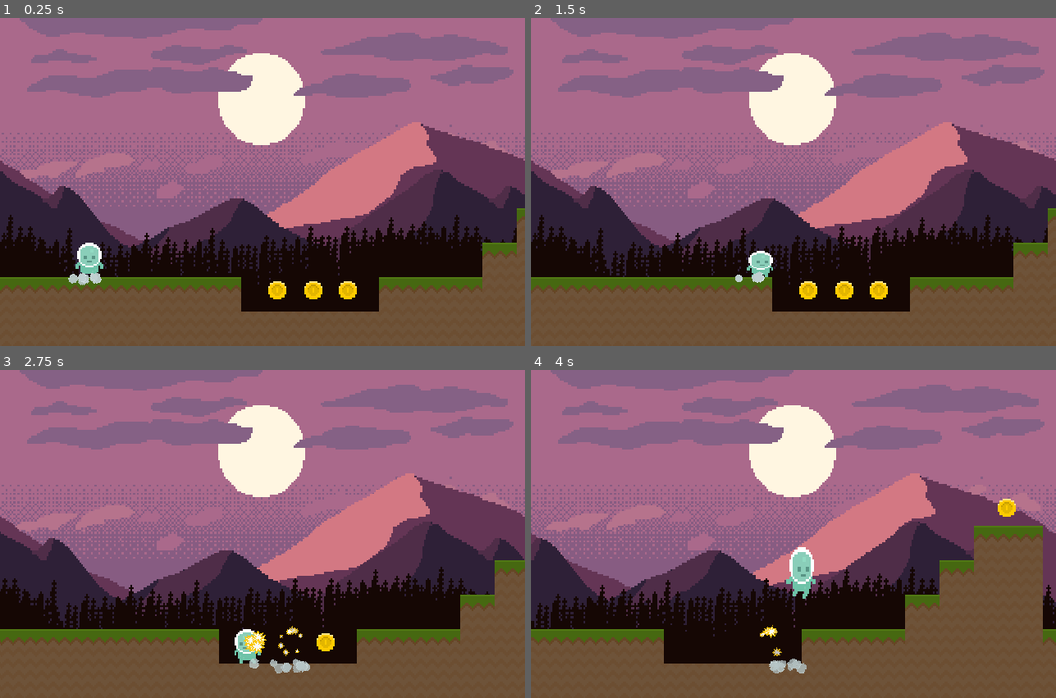
Above: before the commit, frames 1-4 (two rows, left to right).
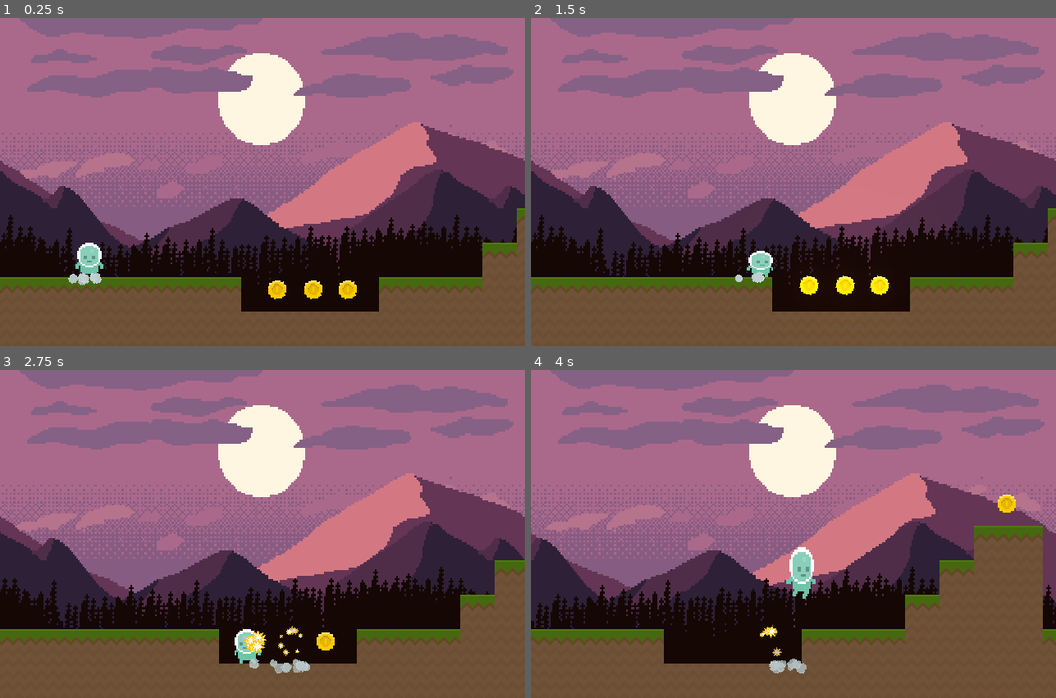
Above: after the commit, the same moments.

Repository: ludover-workshop/puzzle-platformer-2022
Game: Godot game, scene res://Main.tscn
The game is run twice, just before and just after one commit, with the same random seed, the same clock (stepped at 60 frames per second) and the same inputs.
Inputs:
- Up to frame 1 (0.25 s): no input
- Up to frame 2 (1.5 s): tap Enter (restart, bound only after the commit) at 0.5 s; hold Right (move_right) from 0.53 s (still down); tap Space (jump) at 0.6, 0.77, 1.07, 1.35 s
- Up to frame 3 (2.75 s): tap Space (jump) at 1.52, 1.82, 2.1 s; release Right (move_right) at 2.03 s; hold Left (move_left) from 2.03 s (still down)
- Up to frame 4 (4 s): release Left (move_left) at 2.78 s; hold Right (move_right) from 2.78 s (still down); tap Space (jump) at 2.85, 3.02, 3.32, 3.6, 3.77 s

The runs differ from the first frame. In frame 1, 0.1% of the frame differs, in the area x 51-68%, y 80-86%; in frame 2, 0.6%, in the area x 51-69%, y 78-86%; in frame 3, less than 0.1%; in frame 4, 0.2%.

Commit message:
Agregados varios efectos de sonido y cosas

Diff:
--- /dev/null
+++ b/Main.gd
@@ -0,0 +1,4 @@
+extends Node2D
+
+func _ready():
+	randomize()
--- a/Main.tscn
+++ b/Main.tscn
@@ -1,14 +1,90 @@
-[gd_scene load_steps=4 format=2]
+[gd_scene load_steps=12 format=2]
 
 [ext_resource path="res://player/Player.tscn" type="PackedScene" id=1]
 [ext_resource path="res://levels/Level1.tscn" type="PackedScene" id=2]
 [ext_resource path="res://camera/Camera2D.tscn" type="PackedScene" id=3]
+[ext_resource path="res://sounds/HoliznaCC0 - Complications.mp3" type="AudioStream" id=4]
+[ext_resource path="res://Main.gd" type="Script" id=5]
+[ext_resource path="res://sounds/death.wav" type="AudioStream" id=7]
+[ext_resource path="res://player/UIAndEnv.gd" type="Script" id=8]
+[ext_resource path="res://fonts/Lemon Days.otf" type="DynamicFontData" id=9]
+
+[sub_resource type="DynamicFont" id=2]
+size = 32
+outline_size = 1
+outline_color = Color( 0, 0, 0, 1 )
+font_data = ExtResource( 9 )
+
+[sub_resource type="DynamicFont" id=3]
+size = 12
+outline_size = 1
+outline_color = Color( 0, 0, 0, 1 )
+font_data = ExtResource( 9 )
+
+[sub_resource type="Environment" id=1]
+background_mode = 4
+glow_enabled = true
+adjustment_enabled = true
 
 [node name="Main" type="Node2D"]
+script = ExtResource( 5 )
 
 [node name="Level1" parent="." instance=ExtResource( 2 )]
 
 [node name="Player" parent="." instance=ExtResource( 1 )]
 position = Vector2( 54, 155 )
 
-[node name="Camera2D" parent="." instance=ExtResource( 3 )]
+[node name="AudioStreamPlayer" type="AudioStreamPlayer" parent="."]
+stream = ExtResource( 4 )
+volume_db = -10.0
+autoplay = true
+
+[node name="UIAndEnv" type="Node2D" parent="."]
+pause_mode = 2
+script = ExtResource( 8 )
+
+[node name="Tween" type="Tween" parent="UIAndEnv"]
+
+[node name="CanvasLayer" type="CanvasLayer" parent="UIAndEnv"]
+
+[node name="GameOverContainer" type="VBoxContainer" parent="UIAndEnv/CanvasLayer"]
+visible = false
+anchor_left = 0.5
+anchor_top = 0.5
+anchor_right = 0.5
+anchor_bottom = 0.5
+margin_left = -86.5
+margin_top = -30.0
+margin_right = 86.5
+margin_bottom = 30.0
+alignment = 1
+
+[node name="Label" type="Label" parent="UIAndEnv/CanvasLayer/GameOverContainer"]
+margin_right = 173.0
+margin_bottom = 42.0
+custom_fonts/font = SubResource( 2 )
+text = "GAME OVER"
+align = 1
+valign = 1
+
+[node name="Label2" type="Label" parent="UIAndEnv/CanvasLayer/GameOverContainer"]
+margin_top = 46.0
+margin_right = 173.0
+margin_bottom = 62.0
+custom_fonts/font = SubResource( 3 )
+text = "Press enter key to restart"
+align = 1
+valign = 1
+
+[node name="WorldEnvironment" type="WorldEnvironment" parent="UIAndEnv"]
+environment = SubResource( 1 )
+
+[node name="DeathSound" type="AudioStreamPlayer" parent="UIAndEnv"]
+stream = ExtResource( 7 )
+
+[node name="Camera2D" parent="UIAndEnv" instance=ExtResource( 3 )]
+
+[connection signal="keylock_opened" from="Level1/KeyLock" to="UIAndEnv" method="_on_KeyLock_keylock_opened"]
+[connection signal="death" from="Player" to="UIAndEnv" method="_on_Player_death"]
+
+[editable path="Level1"]
--- a/camera/Camera2D.gd
+++ b/camera/Camera2D.gd
@@ -4,3 +4,34 @@
 
 func _process(delta):
 	position = player.position
+
+var duration = 0.5
+var strength = 15
+var frequency = 5
+
+var remainingShakeDuration = 0
+
+var phase = Vector2.ZERO
+var initial_offset: Vector2 = offset
+
+func _ready():
+	initial_offset = offset
+
+func shake(strength = 10, duration = 0.7, frequency = 10):
+	phase = Vector2(rand_range(0, TAU), rand_range(0, TAU))
+	self.strength = strength
+	self.duration = duration
+	self.frequency = frequency
+
+	remainingShakeDuration = duration
+
+func _physics_process(delta):
+	if remainingShakeDuration > 0:
+		var elapsed = duration - remainingShakeDuration
+
+		offset.x = initial_offset.x + strength * sin(elapsed * TAU * frequency + phase.x) * (remainingShakeDuration * remainingShakeDuration) / duration
+		offset.y = initial_offset.y + strength * sin(elapsed * TAU * frequency + phase.y) * (remainingShakeDuration * remainingShakeDuration) / duration
+
+		remainingShakeDuration -= delta
+	else:
+		offset = initial_offset
--- a/fx/Fx.gd
+++ b/fx/Fx.gd
@@ -5,3 +5,4 @@
 	var fxNode = fx.instance()
 	fxNode.position = spawner.position + offset
 	spawner.get_parent().add_child(fxNode)
+	return fxNode
--- a/fx/OneShotParticle.gd
+++ b/fx/OneShotParticle.gd
@@ -7,3 +7,6 @@
 func process():
 	if !emitting:
 		queue_free()
+
+func play_sound(name: String):
+	get_node(name).play()
--- a/fx/PickUpFX.tscn
+++ b/fx/PickUpFX.tscn
@@ -1,7 +1,9 @@
-[gd_scene load_steps=8 format=2]
+[gd_scene load_steps=10 format=2]
 
 [ext_resource path="res://objects/assets/StarParticle.png" type="Texture" id=1]
 [ext_resource path="res://fx/OneShotParticle.gd" type="Script" id=2]
+[ext_resource path="res://sounds/coin.wav" type="AudioStream" id=3]
+[ext_resource path="res://sounds/key.wav" type="AudioStream" id=4]
 
 [sub_resource type="Gradient" id=1]
 offsets = PoolRealArray( 0, 0.629943, 0.915254 )
@@ -41,3 +43,9 @@
 process_material = SubResource( 5 )
 texture = ExtResource( 1 )
 script = ExtResource( 2 )
+
+[node name="Coin" type="AudioStreamPlayer" parent="."]
+stream = ExtResource( 3 )
+
+[node name="Key" type="AudioStreamPlayer" parent="."]
+stream = ExtResource( 4 )
--- a/objects/Coin.gd
+++ b/objects/Coin.gd
@@ -5,5 +5,6 @@
 func _on_Coin_body_entered(body):
 	if body.is_in_group("Player"):
 		body.pickup_coin()
-		Fx.spawn(PickupFx, self)
+		var fx = Fx.spawn(PickupFx, self)
+		fx.play_sound("Coin")
 		queue_free()
--- a/objects/Coin.tscn
+++ b/objects/Coin.tscn
@@ -6,13 +6,61 @@
 [sub_resource type="CircleShape2D" id=1]
 radius = 6.0
 
+[sub_resource type="Animation" id=2]
+resource_name = "Idle"
+length = 3.0
+loop = true
+tracks/0/type = "value"
+tracks/0/path = NodePath("Coin:offset")
+tracks/0/interp = 2
+tracks/0/loop_wrap = true
+tracks/0/imported = false
+tracks/0/enabled = true
+tracks/0/keys = {
+"times": PoolRealArray( 0, 1.5, 3 ),
+"transitions": PoolRealArray( 1, 1, 1 ),
+"update": 0,
+"values": [ Vector2( 0, 0 ), Vector2( 0, -3 ), Vector2( 0, 0 ) ]
+}
+tracks/1/type = "value"
+tracks/1/path = NodePath("Coin:modulate")
+tracks/1/interp = 1
+tracks/1/loop_wrap = true
+tracks/1/imported = false
+tracks/1/enabled = true
+tracks/1/keys = {
+"times": PoolRealArray( 1, 1.5, 2 ),
+"transitions": PoolRealArray( 1, 1, 1 ),
+"update": 0,
+"values": [ Color( 1, 1, 1, 1 ), Color( 1.2, 1.2, 1, 1 ), Color( 1, 1, 1, 1 ) ]
+}
+tracks/2/type = "value"
+tracks/2/path = NodePath("Coin:rotation_degrees")
+tracks/2/interp = 2
+tracks/2/loop_wrap = true
+tracks/2/imported = false
+tracks/2/enabled = true
+tracks/2/keys = {
+"times": PoolRealArray( 0, 0.5, 1, 1.5, 2 ),
+"transitions": PoolRealArray( 1, 1, 1, 1, 1 ),
+"update": 0,
+"values": [ 0.0, -10.0, 0.0, 10.0, 0.0 ]
+}
+
 [node name="Coin" type="Area2D"]
 script = ExtResource( 1 )
 
 [node name="Coin" type="Sprite" parent="."]
+modulate = Color( 1.15016, 1.15016, 1, 1 )
+rotation = 0.151492
 texture = ExtResource( 2 )
+offset = Vector2( 0, -2.95084 )
 
 [node name="CollisionShape2D" type="CollisionShape2D" parent="."]
 shape = SubResource( 1 )
 
+[node name="AnimationPlayer" type="AnimationPlayer" parent="."]
+autoplay = "Idle"
+anims/Idle = SubResource( 2 )
+
 [connection signal="body_entered" from="." to="." method="_on_Coin_body_entered"]
--- a/objects/Key.gd
+++ b/objects/Key.gd
@@ -5,5 +5,6 @@
 func _on_Key_body_entered(body):
 	if body.is_in_group("Player"):
 		body.pickup_key()
-		Fx.spawn(PickupFx, self)
+		var fx = Fx.spawn(PickupFx, self)
+		fx.play_sound("Key")
 		queue_free()
--- a/objects/Trampoline.gd
+++ b/objects/Trampoline.gd
@@ -21,3 +21,4 @@
 		$AnimatedSprite.frame = 0
 		$AnimatedSprite.play()
 		body.high_jump()
+		$HighJump.play()
--- a/objects/Trampoline.tscn
+++ b/objects/Trampoline.tscn
@@ -1,7 +1,8 @@
-[gd_scene load_steps=7 format=2]
+[gd_scene load_steps=8 format=2]
 
 [ext_resource path="res://objects/assets/trampolin.png" type="Texture" id=1]
 [ext_resource path="res://objects/Trampoline.gd" type="Script" id=2]
+[ext_resource path="res://sounds/high_jump.wav" type="AudioStream" id=3]
 
 [sub_resource type="AtlasTexture" id=1]
 atlas = ExtResource( 1 )
@@ -32,4 +33,7 @@
 position = Vector2( 0, 5 )
 shape = SubResource( 4 )
 
+[node name="HighJump" type="AudioStreamPlayer" parent="."]
+stream = ExtResource( 3 )
+
 [connection signal="body_entered" from="." to="." method="_on_Area2D_body_entered"]
--- a/player/Player.gd
+++ b/player/Player.gd
@@ -6,6 +6,9 @@
 export(float) var move_acceleration: float = 500
 export(float) var gravity: float = 600
 export(float) var jump_speed: float = 250
+
+signal death
+signal pick_up_key
 
 var key_in_pocket = false
 
@@ -73,6 +76,7 @@
 
 func pickup_key():
 	key_in_pocket = true
+	emit_signal("pick_up_key")
 	print("pickup key")
 
 func high_jump():
@@ -80,5 +84,4 @@
 	just_jumped = true
 
 func damage_control():
-	print("Death!")
-	get_tree().reload_current_scene()
+	emit_signal("death")
--- a/player/Player.tscn
+++ b/player/Player.tscn
@@ -1,15 +1,31 @@
-[gd_scene load_steps=43 format=2]
+[gd_scene load_steps=47 format=2]
 
 [ext_resource path="res://player/player_sprite.png" type="Texture" id=1]
 [ext_resource path="res://player/Player.gd" type="Script" id=2]
 [ext_resource path="res://player/PlayerCapsule.tres" type="Shape2D" id=3]
 [ext_resource path="res://player/PlayerSprites.gd" type="Script" id=4]
 [ext_resource path="res://player/particle.png" type="Texture" id=5]
+[ext_resource path="res://sounds/step.wav" type="AudioStream" id=6]
+[ext_resource path="res://sounds/land.wav" type="AudioStream" id=7]
+[ext_resource path="res://sounds/RandomPitchOnPlay.gd" type="Script" id=8]
+[ext_resource path="res://sounds/jump.wav" type="AudioStream" id=9]
 
 [sub_resource type="AtlasTexture" id=1]
 atlas = ExtResource( 1 )
 region = Rect2( 0, 0, 21, 21 )
 
+[sub_resource type="AtlasTexture" id=11]
+atlas = ExtResource( 1 )
+region = Rect2( 21, 0, 21, 21 )
+
+[sub_resource type="AtlasTexture" id=7]
+atlas = ExtResource( 1 )
+region = Rect2( 147, 0, 21, 21 )
+
+[sub_resource type="AtlasTexture" id=8]
+atlas = ExtResource( 1 )
+region = Rect2( 168, 0, 21, 21 )
+
 [sub_resource type="AtlasTexture" id=6]
 atlas = ExtResource( 1 )
 region = Rect2( 210, 0, 21, 21 )
@@ -17,18 +33,6 @@
 [sub_resource type="AtlasTexture" id=10]
 atlas = ExtResource( 1 )
 region = Rect2( 189, 0, 21, 21 )
-
-[sub_resource type="AtlasTexture" id=11]
-atlas = ExtResource( 1 )
-region = Rect2( 21, 0, 21, 21 )
-
-[sub_resource type="AtlasTexture" id=7]
-atlas = ExtResource( 1 )
-region = Rect2( 147, 0, 21, 21 )
-
-[sub_resource type="AtlasTexture" id=8]
-atlas = ExtResource( 1 )
-region = Rect2( 168, 0, 21, 21 )
 
 [sub_resource type="AtlasTexture" id=9]
 atlas = ExtResource( 1 )
@@ -39,11 +43,6 @@
 "frames": [ SubResource( 1 ) ],
 "loop": true,
 "name": "idle",
-"speed": 5.0
-}, {
-"frames": [ SubResource( 6 ), SubResource( 10 ) ],
-"loop": true,
-"name": "walk",
 "speed": 5.0
 }, {
 "frames": [ SubResource( 11 ) ],
@@ -54,6 +53,11 @@
 "frames": [ SubResource( 7 ), SubResource( 8 ) ],
 "loop": true,
 "name": "jump",
+"speed": 5.0
+}, {
+"frames": [ SubResource( 6 ), SubResource( 10 ) ],
+"loop": true,
+"name": "walk",
 "speed": 5.0
 }, {
 "frames": [ SubResource( 9 ) ],
@@ -173,6 +177,18 @@
 "update": 0,
 "values": [ Vector2( -10, -21 ) ]
 }
+tracks/3/type = "value"
+tracks/3/path = NodePath("LandSound:playing")
+tracks/3/interp = 1
+tracks/3/loop_wrap = true
+tracks/3/imported = false
+tracks/3/enabled = true
+tracks/3/keys = {
+"times": PoolRealArray( 0.01 ),
+"transitions": PoolRealArray( 1 ),
+"update": 1,
+"values": [ true ]
+}
 
 [sub_resource type="Animation" id=15]
 resource_name = "JumpStart"
@@ -215,6 +231,18 @@
 "update": 0,
 "values": [ Vector2( -10, -21 ) ]
 }
+tracks/3/type = "value"
+tracks/3/path = NodePath("JumpSound:playing")
+tracks/3/interp = 1
+tracks/3/loop_wrap = true
+tracks/3/imported = false
+tracks/3/enabled = true
+tracks/3/keys = {
+"times": PoolRealArray( 0.01 ),
+"transitions": PoolRealArray( 1 ),
+"update": 1,
+"values": [ true ]
+}
 
 [sub_resource type="Animation" id=16]
 resource_name = "Walking"
@@ -255,6 +283,18 @@
 "transitions": PoolRealArray( 1, 1, 1 ),
 "update": 0,
 "values": [ Vector2( -10, -21 ), Vector2( -10, -20 ), Vector2( -10, -21 ) ]
+}
+tracks/3/type = "value"
+tracks/3/path = NodePath("StepSound:playing")
+tracks/3/interp = 1
+tracks/3/loop_wrap = true
+tracks/3/imported = false
+tracks/3/enabled = true
+tracks/3/keys = {
+"times": PoolRealArray( 0.1, 0.3 ),
+"transitions": PoolRealArray( 1, 1 ),
+"update": 1,
+"values": [ true, true ]
 }
 
 [sub_resource type="AnimationNodeAnimation" id=17]
@@ -356,9 +396,9 @@
 
 [node name="PlayerSprites" type="AnimatedSprite" parent="."]
 position = Vector2( 0, 10 )
-scale = Vector2( 1, 1.02567 )
+scale = Vector2( 1, 1.03761 )
 frames = SubResource( 2 )
-animation = "idle"
+animation = "idleside"
 playing = true
 centered = false
 offset = Vector2( -10, -21 )
@@ -390,3 +430,13 @@
 enabled = true
 cast_to = Vector2( 0, 12 )
 collision_mask = 2147483648
+
+[node name="StepSound" type="AudioStreamPlayer" parent="."]
+stream = ExtResource( 6 )
+script = ExtResource( 8 )
+
+[node name="LandSound" type="AudioStreamPlayer" parent="."]
+stream = ExtResource( 7 )
+
+[node name="JumpSound" type="AudioStreamPlayer" parent="."]
+stream = ExtResource( 9 )
--- /dev/null
+++ b/player/UIAndEnv.gd
@@ -0,0 +1,38 @@
+extends Node2D
+
+var death = false
+
+func _process(delta):
+	if death && Input.is_action_just_pressed("restart"):
+		get_tree().reload_current_scene()
+		get_tree().paused = false
+		$WorldEnvironment.environment.adjustment_saturation = 1
+		$CanvasLayer/GameOverContainer.visible = false
+
+func _on_Player_death():
+	get_tree().paused = true
+	desaturate_world()
+	show_game_over()
+	$Tween.start()
+	$DeathSound.play()
+
+	death = true
+	$Camera2D.shake()
+
+func desaturate_world():
+	$Tween.interpolate_property($WorldEnvironment.environment, "adjustment_saturation", 1, 0, 1)
+
+func show_game_over():
+	$CanvasLayer/GameOverContainer.visible = true
+	$Tween.interpolate_property($CanvasLayer/GameOverContainer, "modulate", Color(1,1,1,0), Color.white, 1)
+
+func flash_white():
+	$Tween.interpolate_property($WorldEnvironment.environment, "adjustment_brightness", 1, 5, 0.2)
+	$Tween.start()
+	yield($Tween, "tween_all_completed")
+	$Tween.interpolate_property($WorldEnvironment.environment, "adjustment_brightness", 5, 1, 0.2)
+	$Tween.start()
+
+func _on_KeyLock_keylock_opened():
+	$Camera2D.shake(5, 0.5, 10)
+	flash_white()
--- a/project.godot
+++ b/project.godot
@@ -79,6 +79,11 @@
 , Object(InputEventJoypadButton,"resource_local_to_scene":false,"resource_name":"","device":0,"button_index":0,"pressure":0.0,"pressed":false,"script":null)
  ]
 }
+restart={
+"deadzone": 0.5,
+"events": [ Object(InputEventKey,"resource_local_to_scene":false,"resource_name":"","device":0,"alt":false,"shift":false,"control":false,"meta":false,"command":false,"pressed":false,"scancode":16777221,"physical_scancode":0,"unicode":0,"echo":false,"script":null)
+ ]
+}
 
 [physics]
 
--- /dev/null
+++ b/sounds/RandomPitchOnPlay.gd
@@ -0,0 +1,5 @@
+extends AudioStreamPlayer
+
+func _set_playing(value):
+	pitch_scale = rand_range(0.5, 1.5)
+	.set_playing(value)
Binary file added: fonts/Lemon Days.otf
Not shown: 1 places in objects/Coin.tscn that only renumber resources
Not shown, added: sounds/HoliznaCC0 - Complications.mp3.import
Not shown, added: sounds/coin.wav.import
Not shown, added: sounds/death.wav.import
Not shown, added: sounds/high_jump.wav.import
Not shown, added: sounds/jump.wav.import
Not shown, added: sounds/land.wav.import
Not shown, added: sounds/sound.wav.import
Not shown, added: sounds/step.wav.import
Not shown, added: sounds/HoliznaCC0 - Complications.mp3
Not shown, added: sounds/coin.wav
(and 7 more such lines)
